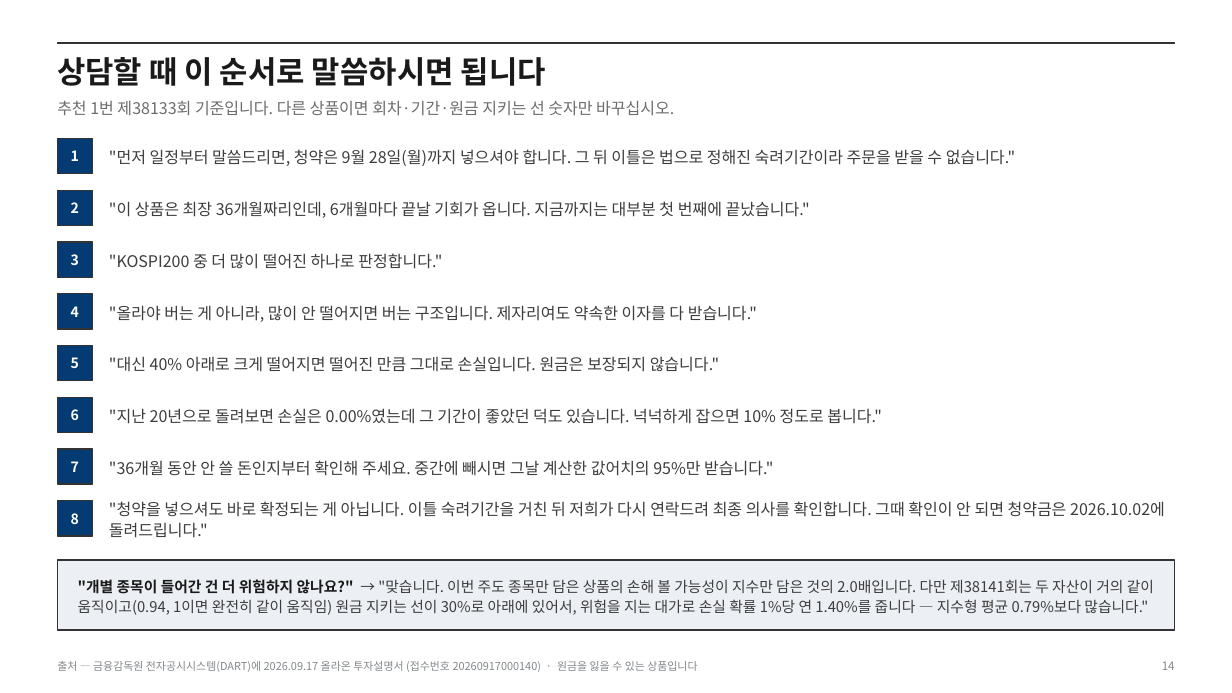
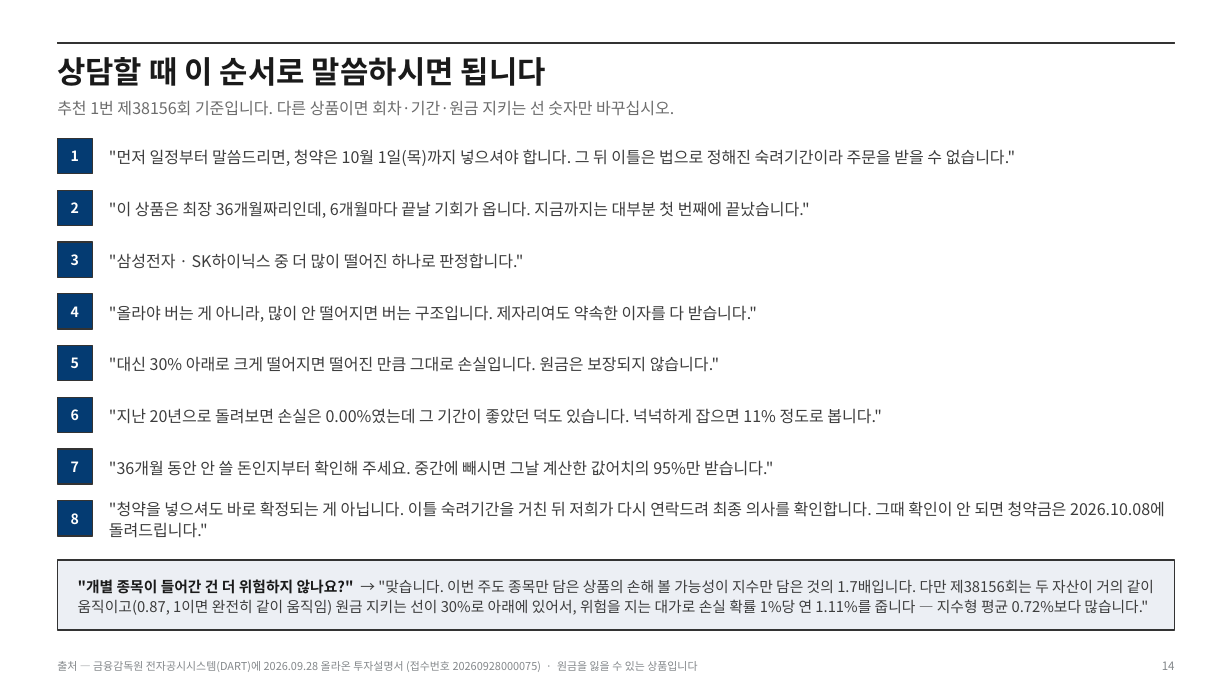
Before and after one commit to hanaroline/work_1, a slide deck: slide 14 of els-analysis-deck.pptx. Drawn at 1232x693 pixels with LibreOffice and Linux fonts; fonts in the diff are those of the drawing. Boxes give left, top, right and bottom in pixels: in the first picture for what was removed or moved away, otherwise in the second. Text is boxed around its words. In the diff, an @@ line names an element or a change of style, - is before the commit and + after.

```diff
--- a/els-analysis-deck.pptx
+++ b/els-analysis-deck.pptx
@@ text at [57,101,674,115]: text changed @@
-추천 1번 제38133회 기준입니다. 다른 상품이면 회차·기간·원금 지키는 선 숫자만 바꾸십시오.
+추천 1번 제38156회 기준입니다. 다른 상품이면 회차·기간·원금 지키는 선 숫자만 바꾸십시오.
@@ text at [109,149,1015,166]: text changed @@
-"먼저 일정부터 말씀드리면, 청약은 9월 28일(월)까지 넣으셔야 합니다. 그 뒤 이틀은 법으로 정해진 숙려기간이라 주문을 받을 수 없습니다."
+"먼저 일정부터 말씀드리면, 청약은 10월 1일(목)까지 넣으셔야 합니다. 그 뒤 이틀은 법으로 정해진 숙려기간이라 주문을 받을 수 없습니다."
@@ text at [109,253,523,269]: text changed @@
-"KOSPI200 중 더 많이 떨어진 하나로 판정합니다."
+"삼성전자 · SK하이닉스 중 더 많이 떨어진 하나로 판정합니다."
@@ text at [109,356,719,372]: text changed @@
-"대신 40% 아래로 크게 떨어지면 떨어진 만큼 그대로 손실입니다. 원금은 보장되지 않습니다."
+"대신 30% 아래로 크게 떨어지면 떨어진 만큼 그대로 손실입니다. 원금은 보장되지 않습니다."
@@ text at [109,408,882,424]: text changed @@
-"지난 20년으로 돌려보면 손실은 0.00%였는데 그 기간이 좋았던 덕도 있습니다. 넉넉하게 잡으면 10% 정도로 봅니다."
+"지난 20년으로 돌려보면 손실은 0.00%였는데 그 기간이 좋았던 덕도 있습니다. 넉넉하게 잡으면 11% 정도로 봅니다."
@@ text at [109,501,1165,538]: text changed @@
-"청약을 넣으셔도 바로 확정되는 게 아닙니다. 이틀 숙려기간을 거친 뒤 저희가 다시 연락드려 최종 의사를 확인합니다. 그때 확인이 안 되면 청약금은 2026.10.02에 돌려드립니다."
+"청약을 넣으셔도 바로 확정되는 게 아닙니다. 이틀 숙려기간을 거친 뒤 저희가 다시 연락드려 최종 의사를 확인합니다. 그때 확인이 안 되면 청약금은 2026.10.08에 돌려드립니다."
@@ text at [78,579,1154,615]: text changed @@
-"개별 종목이 들어간 건 더 위험하지 않나요?" → "맞습니다. 이번 주도 종목만 담은 상품의 손해 볼 가능성이 지수만 담은 것의 2.0배입니다. 다만 제38141회는 두 자산이 거의 같이 움직이고(0.94, 1이면 완전히 같이 움직임) 원금 지키는 선이 30%로 아래에 있어서, 위험을 지는 대가로 손실 확률 1%당 연 1.40%를 줍니다 — 지수형 평균 0.79%보다 많습니다."
+"개별 종목이 들어간 건 더 위험하지 않나요?" → "맞습니다. 이번 주도 종목만 담은 상품의 손해 볼 가능성이 지수만 담은 것의 1.7배입니다. 다만 제38156회는 두 자산이 거의 같이 움직이고(0.87, 1이면 완전히 같이 움직임) 원금 지키는 선이 30%로 아래에 있어서, 위험을 지는 대가로 손실 확률 1%당 연 1.11%를 줍니다 — 지수형 평균 0.72%보다 많습니다."
@@ text at [57,661,697,672]: text changed @@
-출처 — 금융감독원 전자공시시스템(DART)에 2026.09.17 올라온 투자설명서 (접수번호 20260917000140) · 원금을 잃을 수 있는 상품입니다
+출처 — 금융감독원 전자공시시스템(DART)에 2026.09.28 올라온 투자설명서 (접수번호 20260928000075) · 원금을 잃을 수 있는 상품입니다
```
Also in this commit, not shown: 14 other slides changed, 13 other files.
